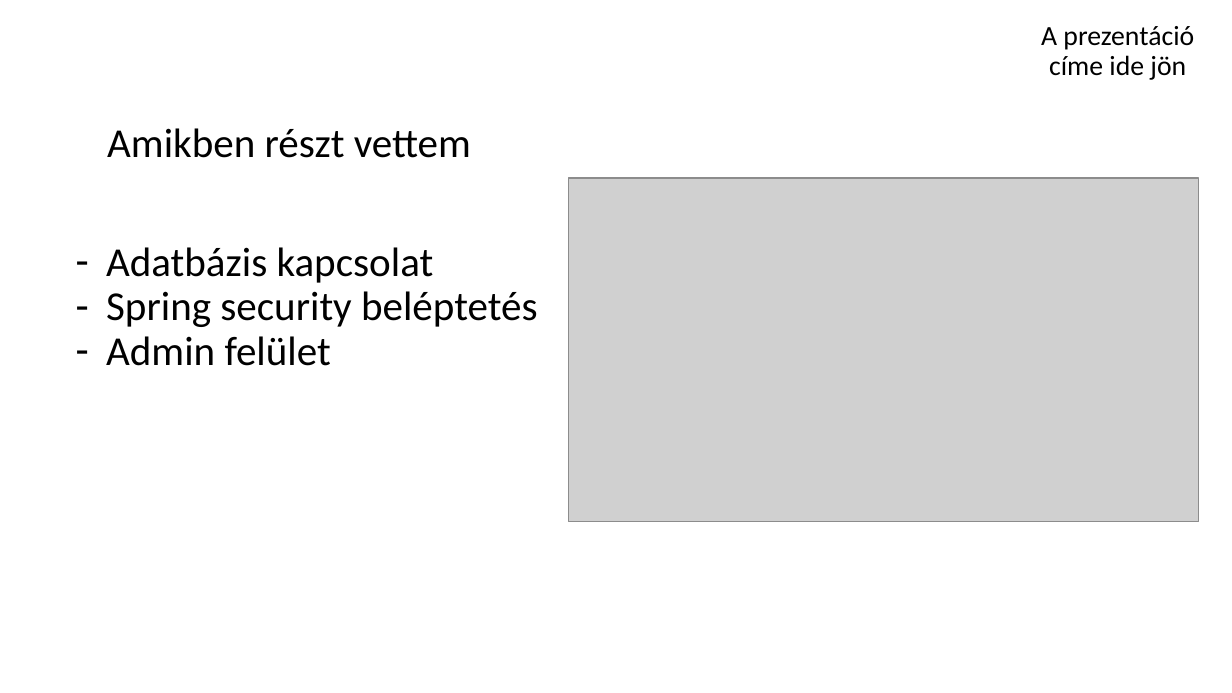
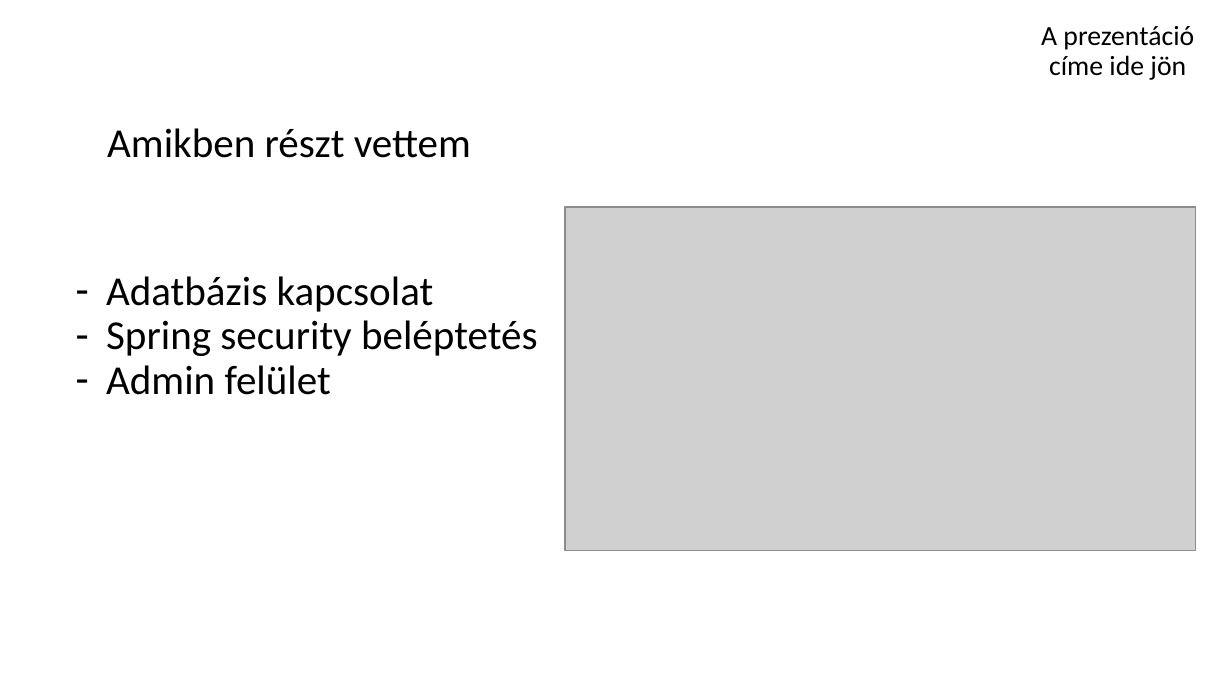
Before and after one commit to schonherz-java-ee-2016-summer/project, a slide deck: slide 3 of presentations/landing/Erdohegyi_Laszlo/java_ee_presentation_el.pptx. Drawn at 1232x693 pixels with LibreOffice and Linux fonts; fonts in the diff are those of the drawing; grey boxes stand for pictures; background and template pictures are left out. Boxes give left, top, right and bottom in pixels: in the first picture for what was removed or moved away, otherwise in the second. Text is boxed around its words. In the diff, an @@ line names an element or a change of style, - is before the commit and + after.

```diff
--- a/presentations/landing/Erdohegyi_Laszlo/java_ee_presentation_el.pptx
+++ b/presentations/landing/Erdohegyi_Laszlo/java_ee_presentation_el.pptx
@@ picture: place and size @@
-picture at <box>568,179,1199,522</box>
+picture at <box>565,207,1196,551</box>
@@ subtitle "Adatbázis kapcsolat": place and size @@
-subtitle "Adatbázis kapcsolat" at <box>106,247,538,366</box>
+subtitle "Adatbázis kapcsolat" at <box>106,276,538,395</box>
```
Also in this commit, not shown: 3 other slides changed.
